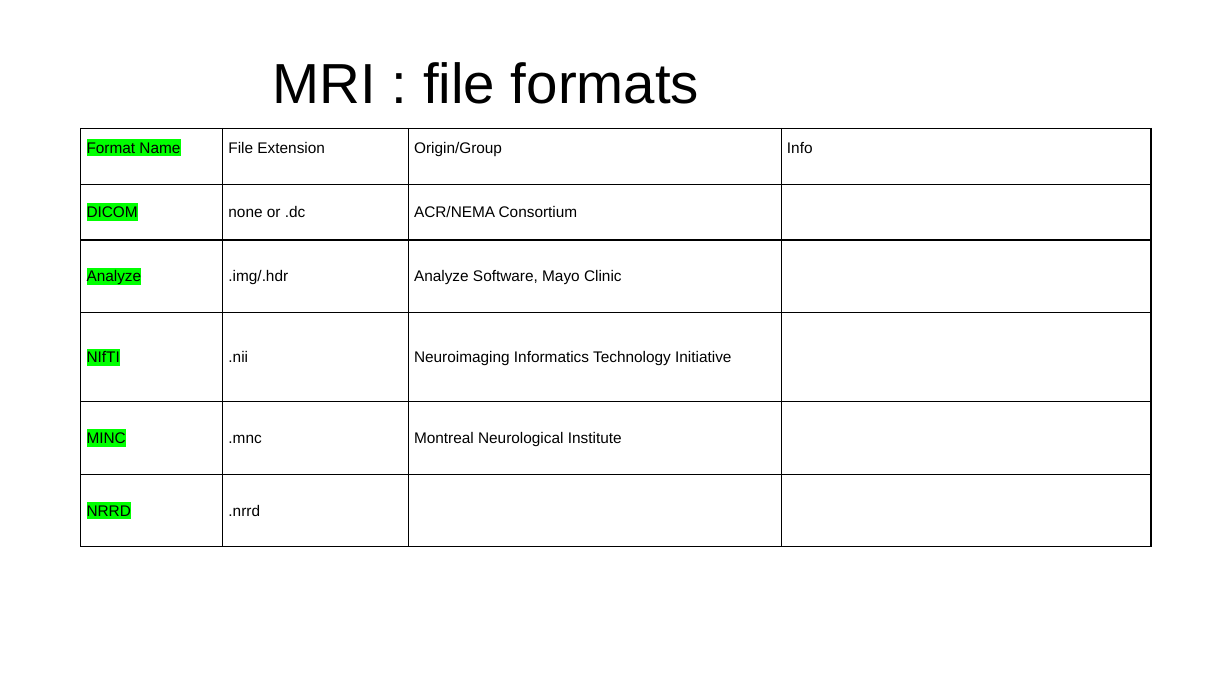
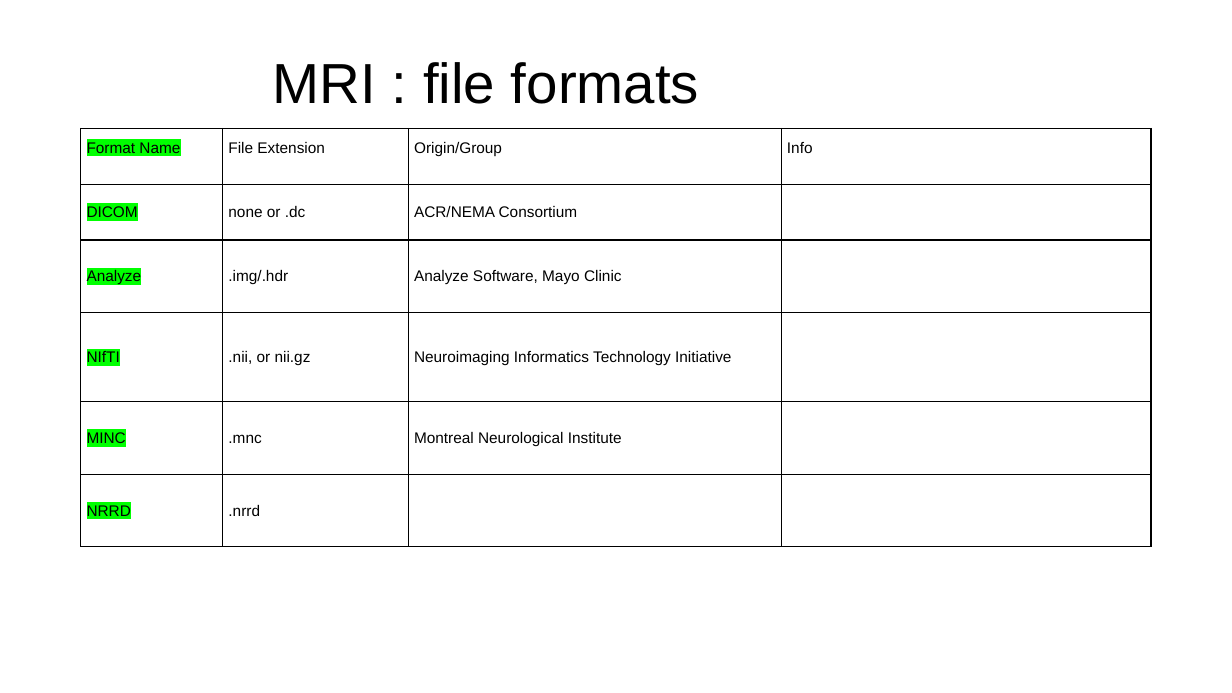
Before and after one commit to esciencecenter-digital-skills/medical-image-processing-materials, a slide deck: slide 10 of presentations/mri_lecture.pptx. Drawn at 1232x693 pixels with LibreOffice and Linux fonts; fonts in the diff are those of the drawing; background and template pictures are left out. Boxes give left, top, right and bottom in pixels: in the first picture for what was removed or moved away, otherwise in the second. Text is boxed around its words. In the diff, an @@ line names an element or a change of style, - is before the commit and + after.

```diff
--- a/presentations/mri_lecture.pptx
+++ b/presentations/mri_lecture.pptx
@@ table at (81,128,1153,547) @@
-row 4, column 2: .nii
+row 4, column 2: .nii, or nii.gz
```
Also in this commit, not shown: 2 other slides changed.
